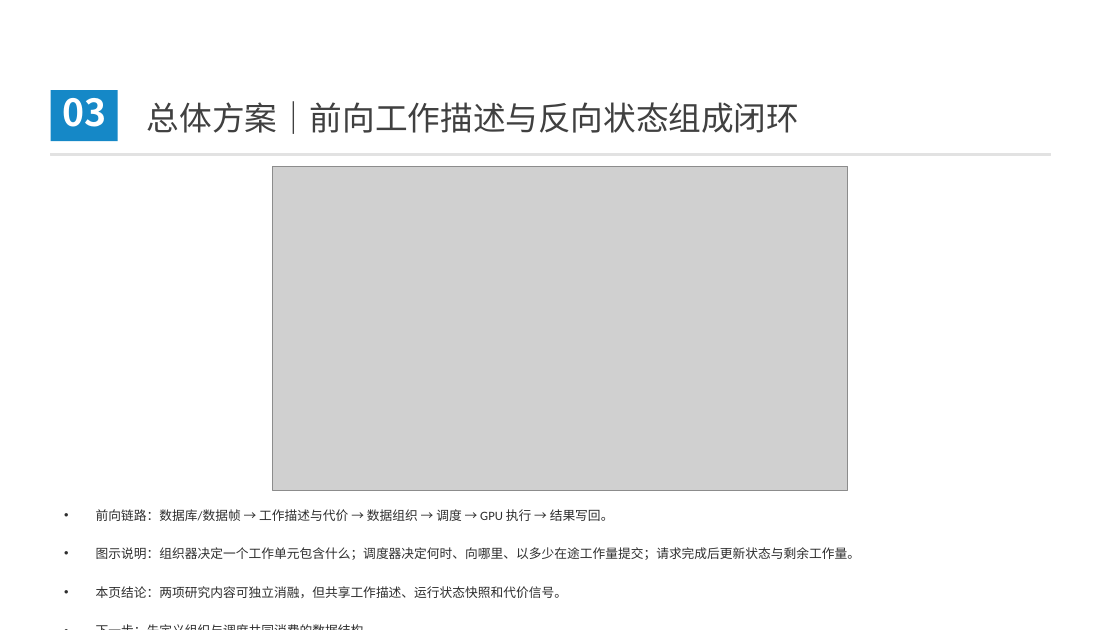
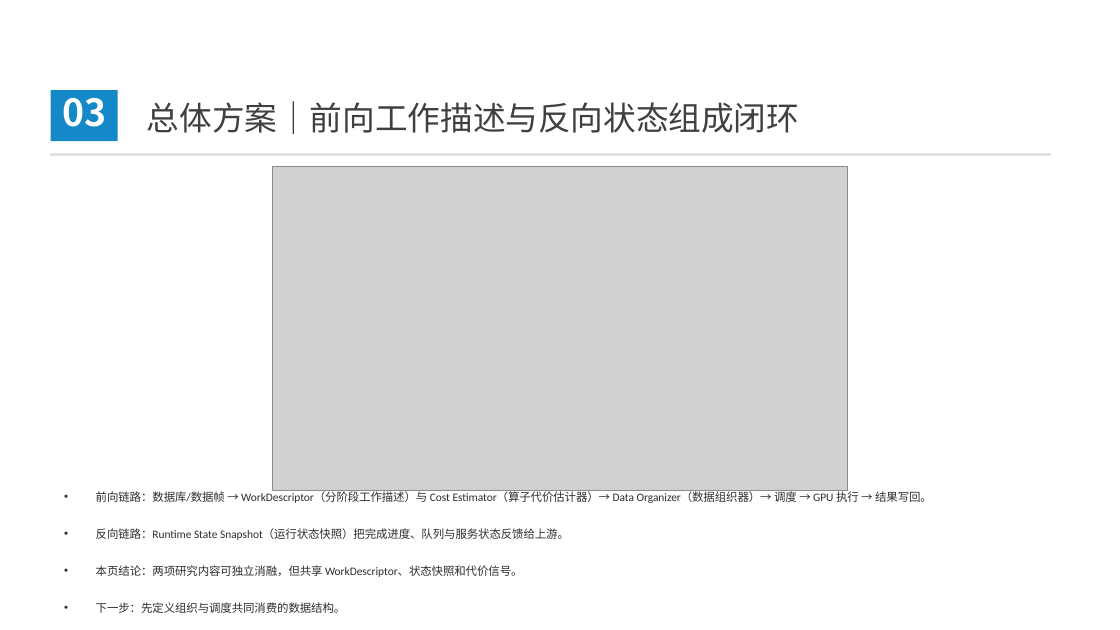
Before and after one commit to 3444374/ai-operator-execution-optimization, a slide deck: slide 14 of opening/slides/opening_defense_20260812_v9.pptx (slide 17 before the commit). Drawn at 1120x630 pixels with LibreOffice and Linux fonts; fonts in the diff are those of the drawing; grey boxes stand for pictures; background and template pictures are left out. Boxes give left, top, right and bottom in pixels: in the first picture for what was removed or moved away, otherwise in the second. Text is boxed around its words. In the diff, an @@ line names an element or a change of style, - is before the commit and + after.

```diff
--- a/opening/slides/opening_defense_20260812_v9.pptx
+++ b/opening/slides/opening_defense_20260812_v9.pptx
@@ text "前向链路：数据库/数据帧 → WorkDescriptor（分阶段工作描述）与 Cost Estimator（算子代价估 ...": place and size @@
-text "前向链路：数据库/数据帧 → WorkDescriptor（分阶段工作描述）与 Cost Estimator（算子代价估 ..." at (96,509,860,598)
+text "前向链路：数据库/数据帧 → WorkDescriptor（分阶段工作描述）与 Cost Estimator（算子代价估 ..." at (96,489,932,613)
@@ text at (96,489,932,577): text changed; size 10.9 to 9.8 pt @@
-• 前向链路：数据库/数据帧 → 工作描述与代价 → 数据组织 → 调度 → GPU 执行 → 结果写回。
-• 图示说明：组织器决定一个工作单元包含什么；调度器决定何时、向哪里、以多少在途工作量提交；请求完成后更新状态与剩余工作量。
-• 本页结论：两项研究内容可独立消融，但共享工作描述、运行状态快照和代价信号。
+• 前向链路：数据库/数据帧 → WorkDescriptor（分阶段工作描述）与 Cost Estimator（算子代价估计器）→ Data Organizer（数据组织器）→ 调度 → GPU 执行 → 结果写回。
+• 反向链路：Runtime State Snapshot（运行状态快照）把完成进度、队列与服务状态反馈给上游。
+• 本页结论：两项研究内容可独立消融，但共享 WorkDescriptor、状态快照和代价信号。
@@ text at (96,602,346,613): size 10.9 to 9.8 pt in "下一步：先定义组织与调度共同消费的数据结构。" @@
```
Also in this commit, not shown: 21 other slides changed, 1 slide added, 6 slides removed, 7 other files.
